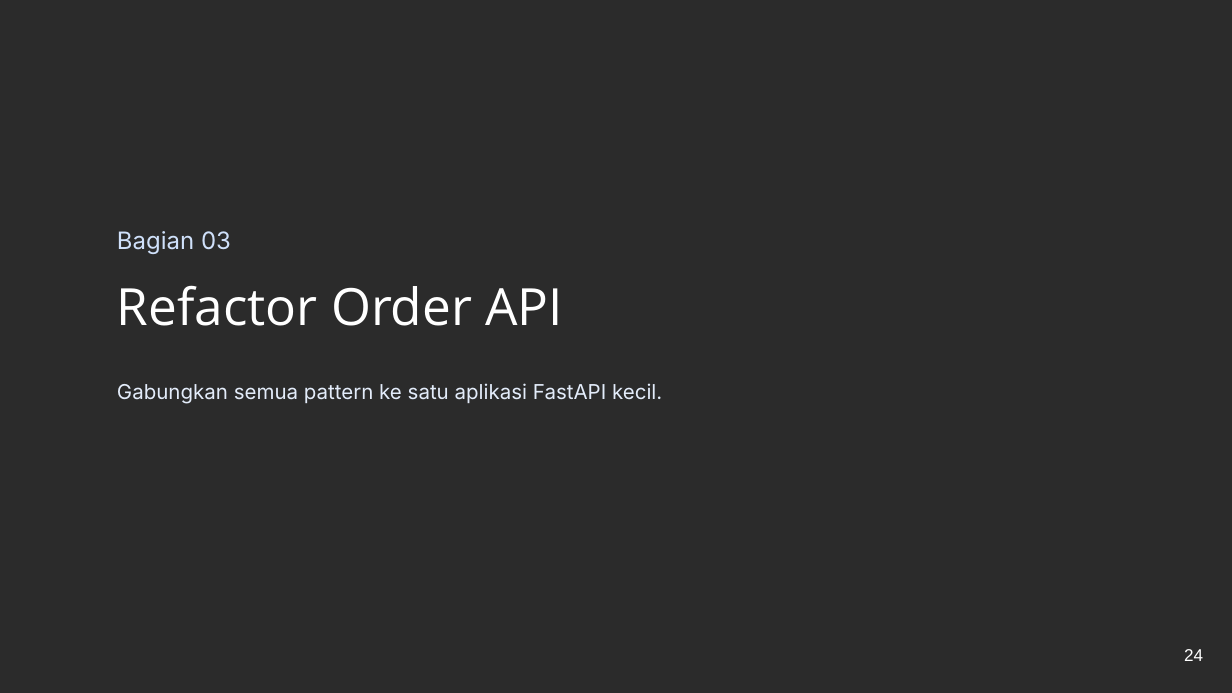
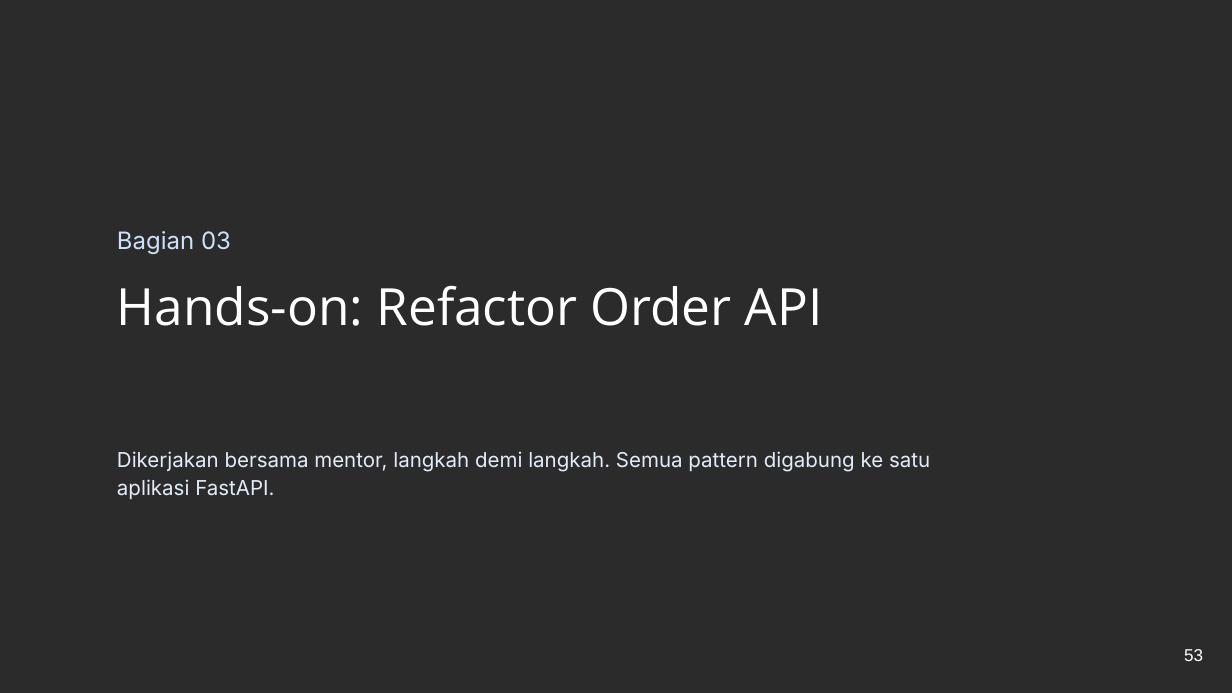
Before and after one commit to bagusedghar/fastapi-intermediate, a slide deck: slide 53 of sesi-01-design-patterns/slides/Sesi 1 - Python Design Patterns for Backend.pptx (slide 24 before the commit). Drawn at 1232x693 pixels with LibreOffice and Linux fonts; fonts in the diff are those of the drawing; background and template pictures are left out; a plain dark background stands for a picture behind light text. Boxes give left, top, right and bottom in pixels: in the first picture for what was removed or moved away, otherwise in the second. Text is boxed around its words. In the diff, an @@ line names an element or a change of style, - is before the commit and + after.

```diff
--- a/sesi-01-design-patterns/slides/Sesi 1 - Python Design Patterns for Backend.pptx
+++ b/sesi-01-design-patterns/slides/Sesi 1 - Python Design Patterns for Backend.pptx
@@ text at box(117, 285, 823, 326): text changed @@
-Refactor Order API
+Hands-on: Refactor Order API
@@ text at box(117, 451, 930, 499): text changed @@
-Gabungkan semua pattern ke satu aplikasi FastAPI kecil.
+Dikerjakan bersama mentor, langkah demi langkah. Semua pattern digabung ke satu aplikasi FastAPI.
@@ page number at box(1184, 649, 1203, 661): text changed @@
-24
+53
```
Also in this commit, not shown: 12 other slides changed, 52 slides added, 12 slides removed, 41 other files.
